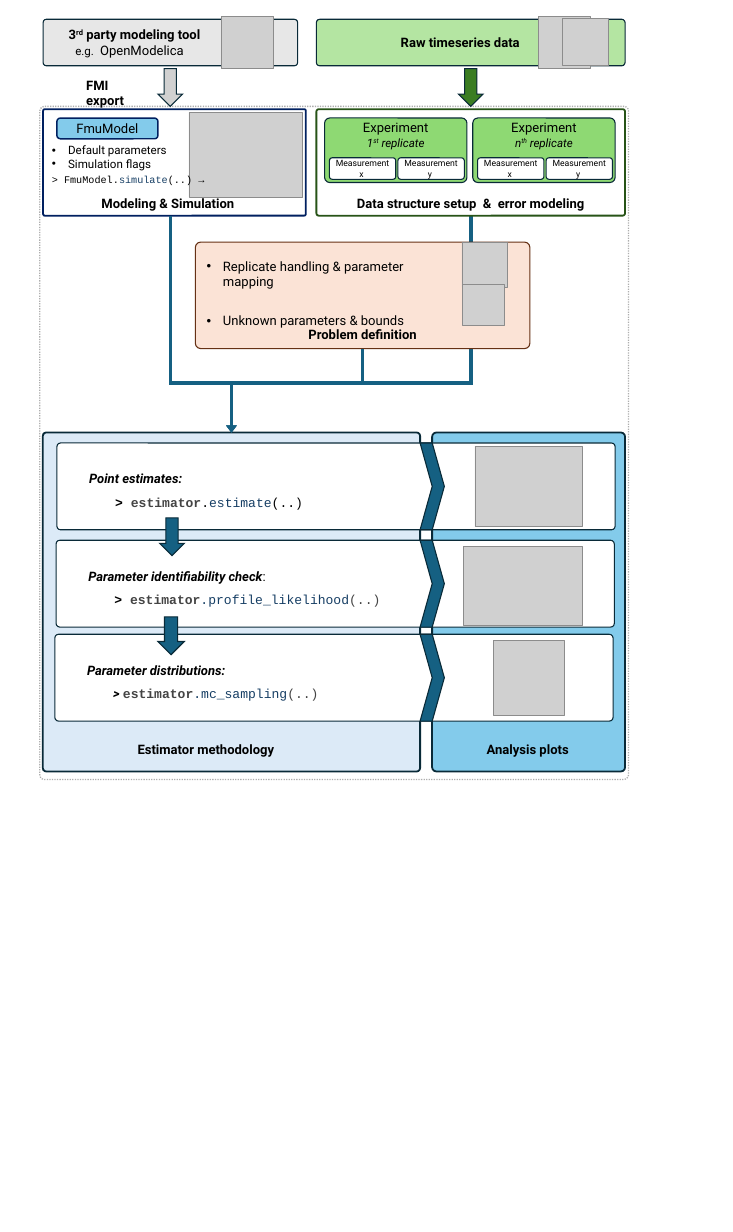
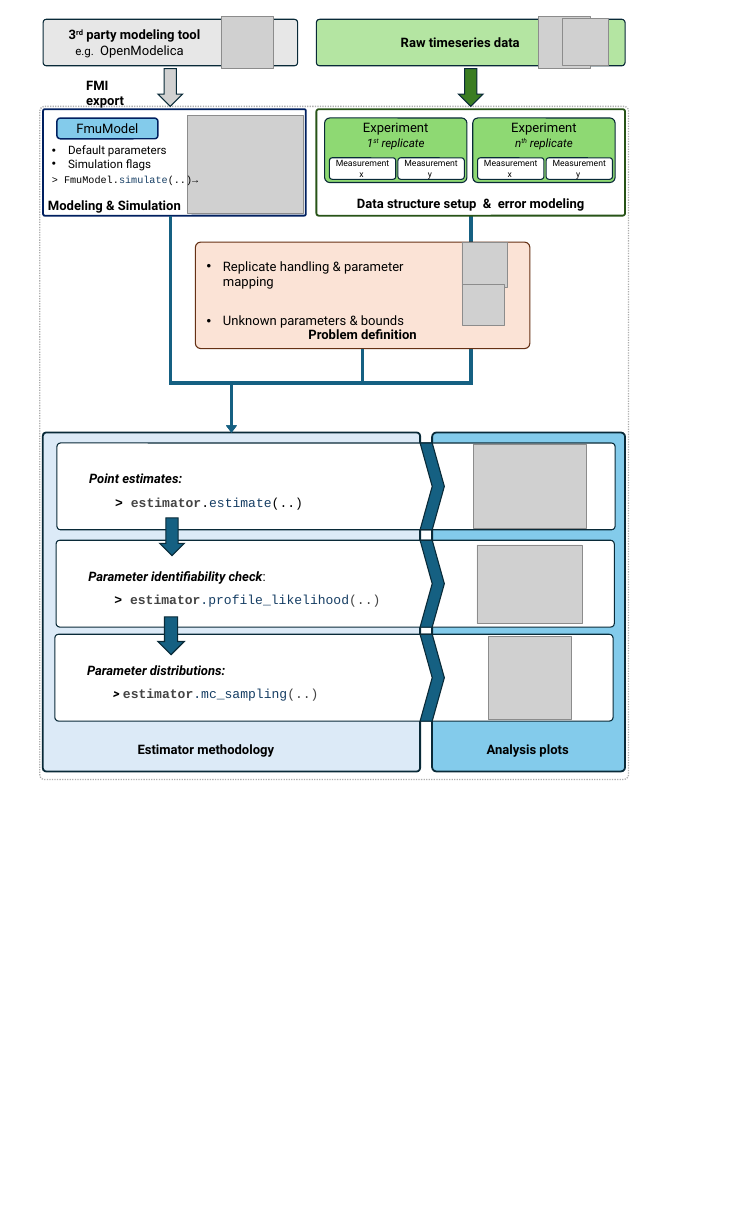
Before and after one commit to JuBiotech/estim8, a slide deck: slide 1 of paper/figures.pptx. Drawn at 733x1232 pixels with LibreOffice and Linux fonts; fonts in the diff are those of the drawing; grey boxes stand for pictures. Boxes give left, top, right and bottom in pixels: in the first picture for what was removed or moved away, otherwise in the second. Text is boxed around its words. In the diff, an @@ line names an element or a change of style, - is before the commit and + after.

```diff
--- a/paper/figures.pptx
+++ b/paper/figures.pptx
@@ rounded rectangle at bbox=[40, 106, 628, 779]: fill #FFFFFF to none @@
@@ rounded rectangle at bbox=[43, 109, 306, 215]: fill #FFFFFF to none @@
@@ picture: place and size @@
-picture at bbox=[189, 112, 302, 197]
+picture at bbox=[188, 115, 303, 213]
@@ text at bbox=[64, 176, 198, 186]: spaces changed @@
-> FmuModel.simulate(..) →
+> FmuModel.simulate(..)→
@@ text "Modeling & Simulation": place and size @@
-text "Modeling & Simulation" at bbox=[101, 196, 234, 211]
+text "Modeling & Simulation" at bbox=[48, 200, 181, 213]
@@ picture: place and size @@
-picture at bbox=[475, 446, 582, 527]
+picture at bbox=[473, 444, 586, 529]
@@ picture: place and size @@
-picture at bbox=[463, 546, 582, 626]
+picture at bbox=[477, 545, 582, 624]
@@ picture: place and size @@
-picture at bbox=[493, 640, 564, 715]
+picture at bbox=[488, 636, 571, 719]
```
Also in this commit, not shown: 1 other slide changed, 10 other files.
